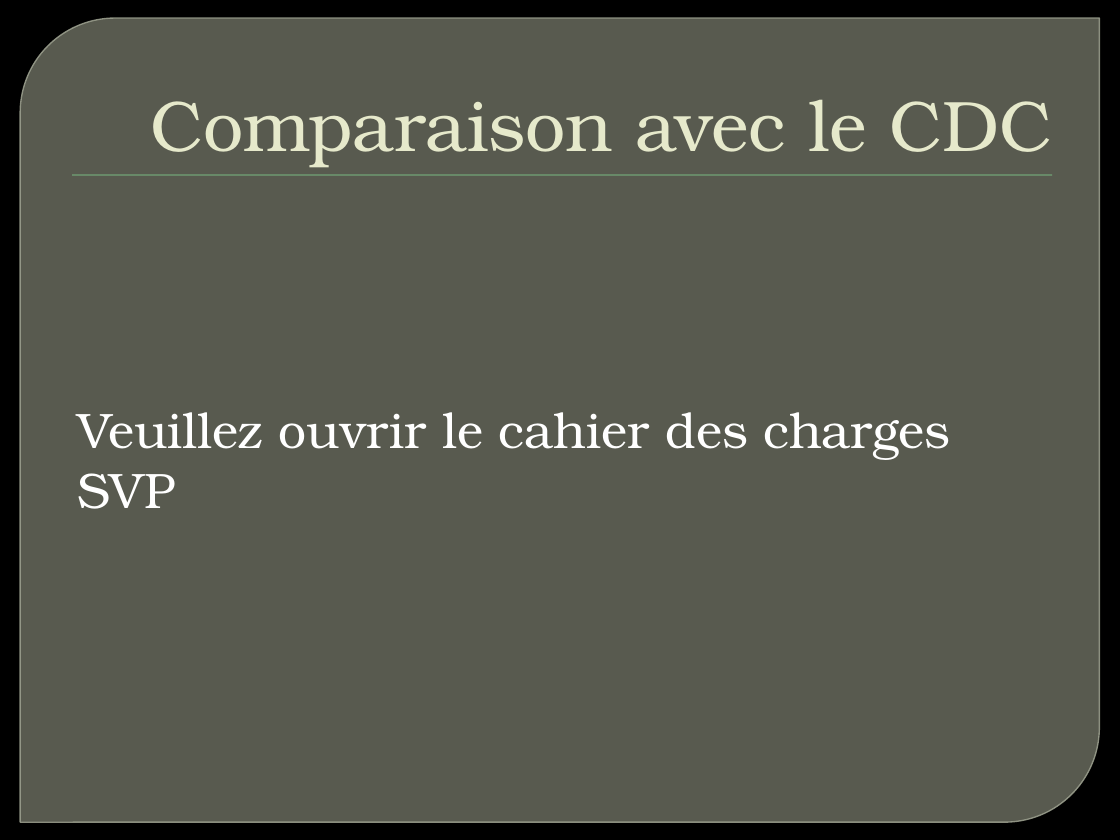
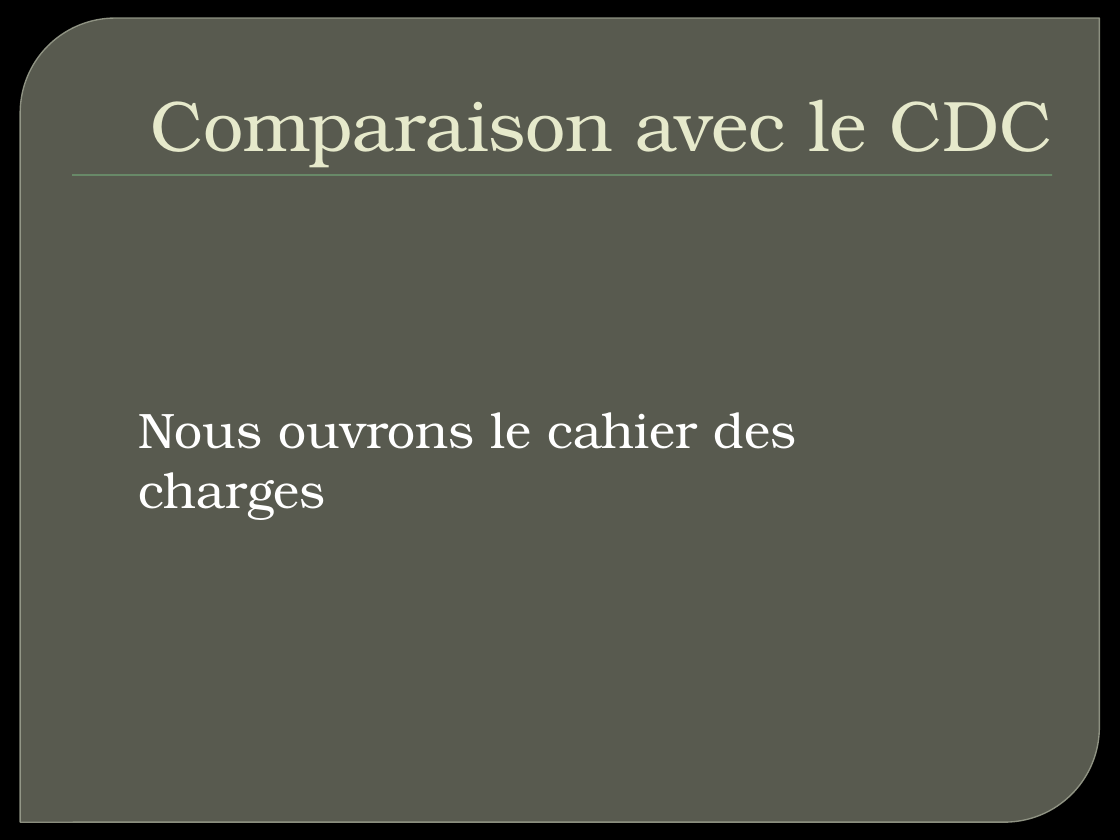
Before and after one commit to maresc-g/linumon, a slide deck: slide 7 of pfa.pptx (slide 6 before the commit). Drawn at 1120x840 pixels with LibreOffice and Linux fonts; fonts in the diff are those of the drawing; background and template pictures are left out. Boxes give left, top, right and bottom in pixels: in the first picture for what was removed or moved away, otherwise in the second. Text is boxed around its words. In the diff, an @@ line names an element or a change of style, - is before the commit and + after.

Commit message:
Final PPT

```diff
--- a/pfa.pptx
+++ b/pfa.pptx
@@ text at (139, 412, 796, 520): text changed @@
-Veuillez ouvrir le cahier des charges SVP
+Nous ouvrons le cahier des charges
```
Also in this commit, not shown: 1 other slide changed, 1 slide added.
